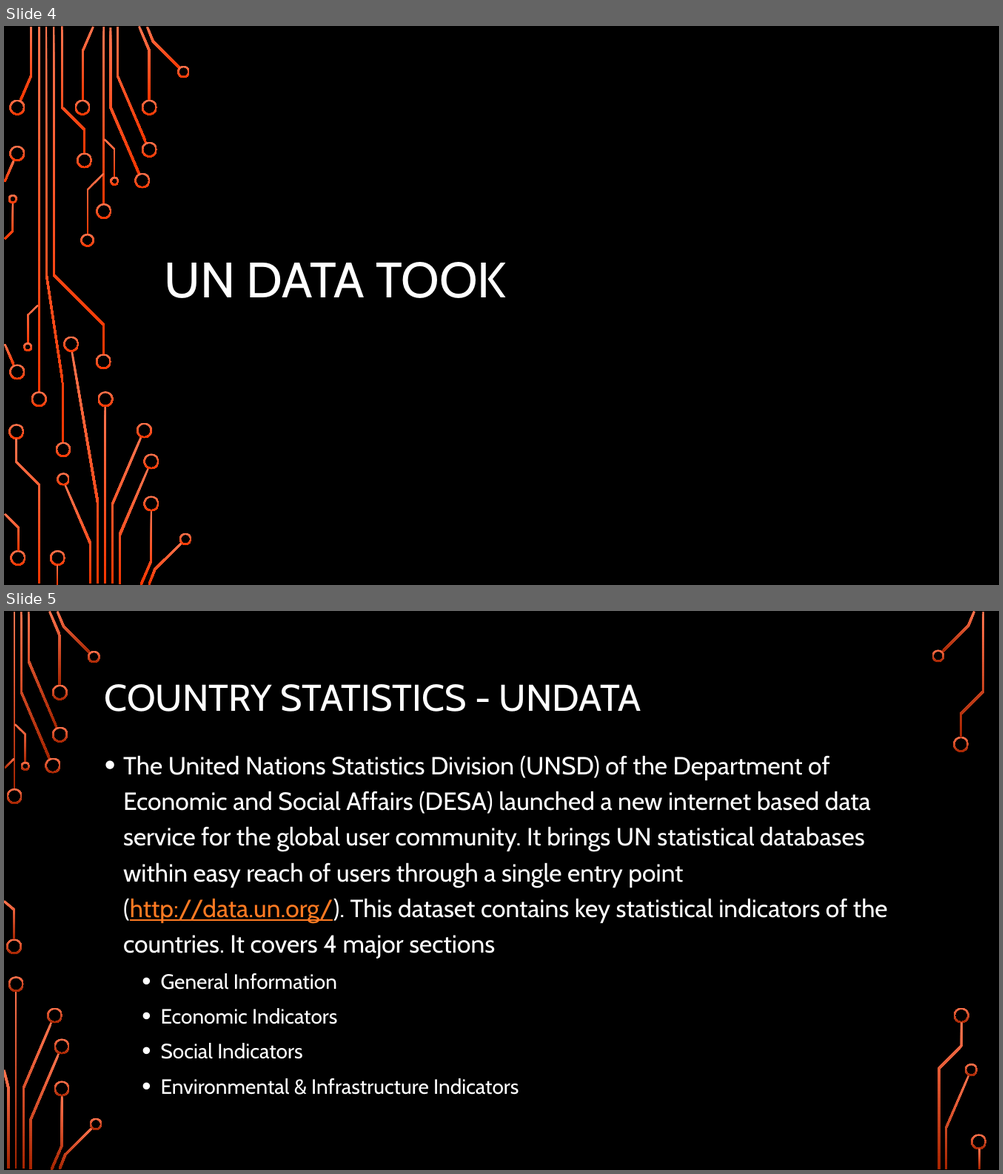
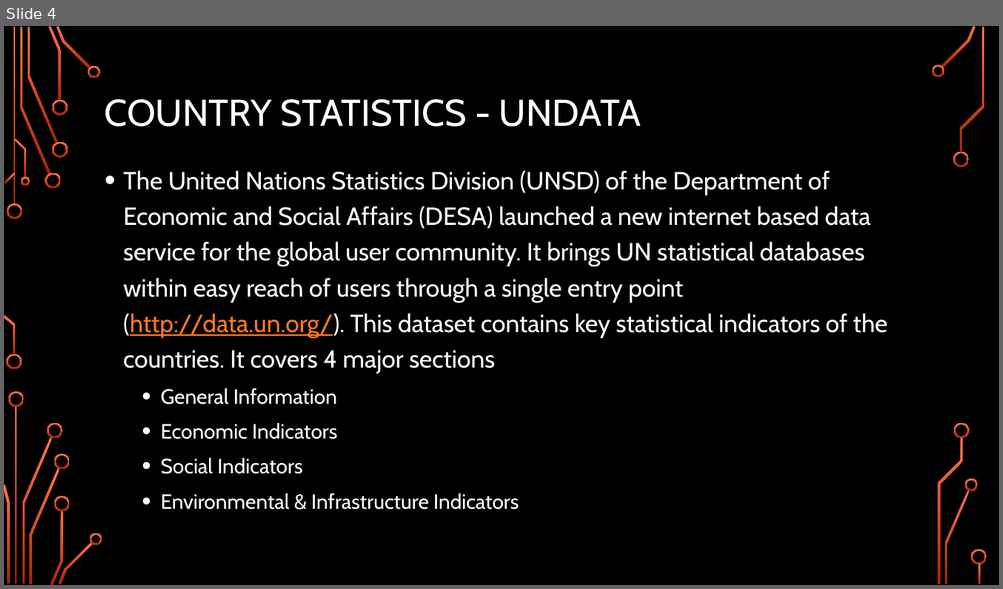
Before and after one commit to HBarker74582/Hap-Py, a slide deck: The Dimensions of Happiness.pptx. Shown one above the other, each under a label of ours: slides 4 and 5 before the commit, slide 4 after it. The pictures are 1003x1174 and 1003x589 pixels, drawn with LibreOffice and Linux fonts; fonts in the diff are those of the drawing; background and template pictures are left out. Boxes give left, top, right and bottom in pixels: in the first picture for what was removed or moved away, otherwise in the second. Text is boxed around its words. In the diff, an @@ line names an element or a change of style, - is before the commit and + after.

```diff
--- a/The Dimensions of Happiness.pptx
+++ b/The Dimensions of Happiness.pptx
@@ slide 4 removed at bbox=[4, 26, 999, 585], background picture (left out) @@
@@ title removed at bbox=[165, 262, 506, 298] @@
-UN DATA TOOK
@@ group removed at bbox=[4, 26, 192, 585]: 50 freeform shapes, 4 rectangles @@
@@ what was slide 5 is now slide 4 @@
```
Also in this commit, not shown: 4 slides changed, 1 slide added, 1 other slide removed.
